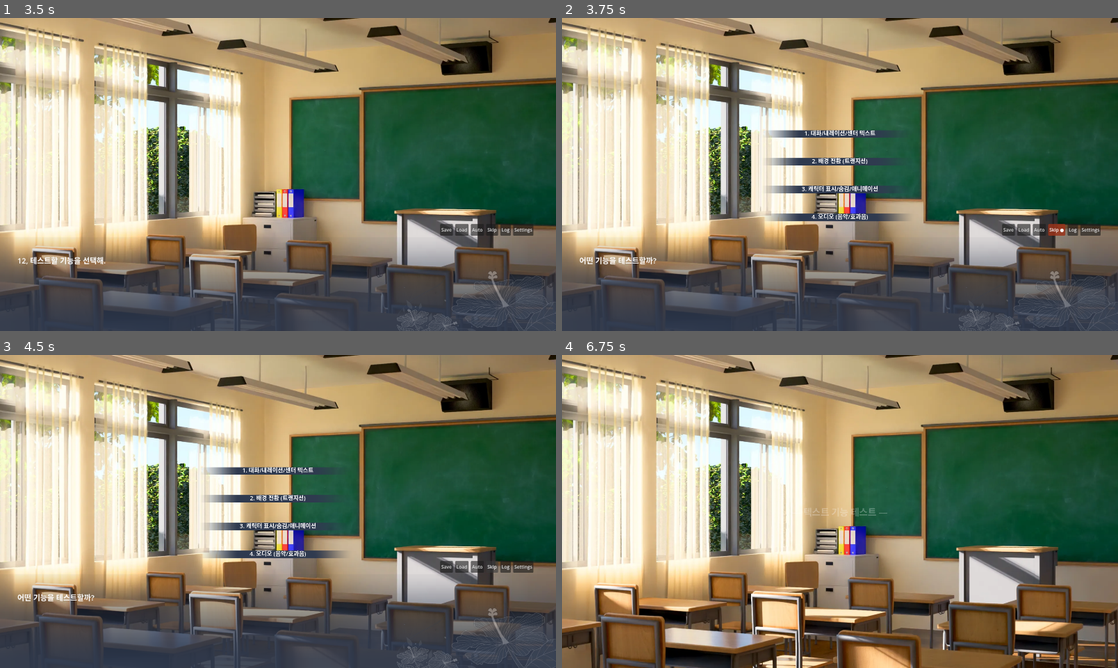
Above: before the commit, frames 1-4 (two rows, left to right).
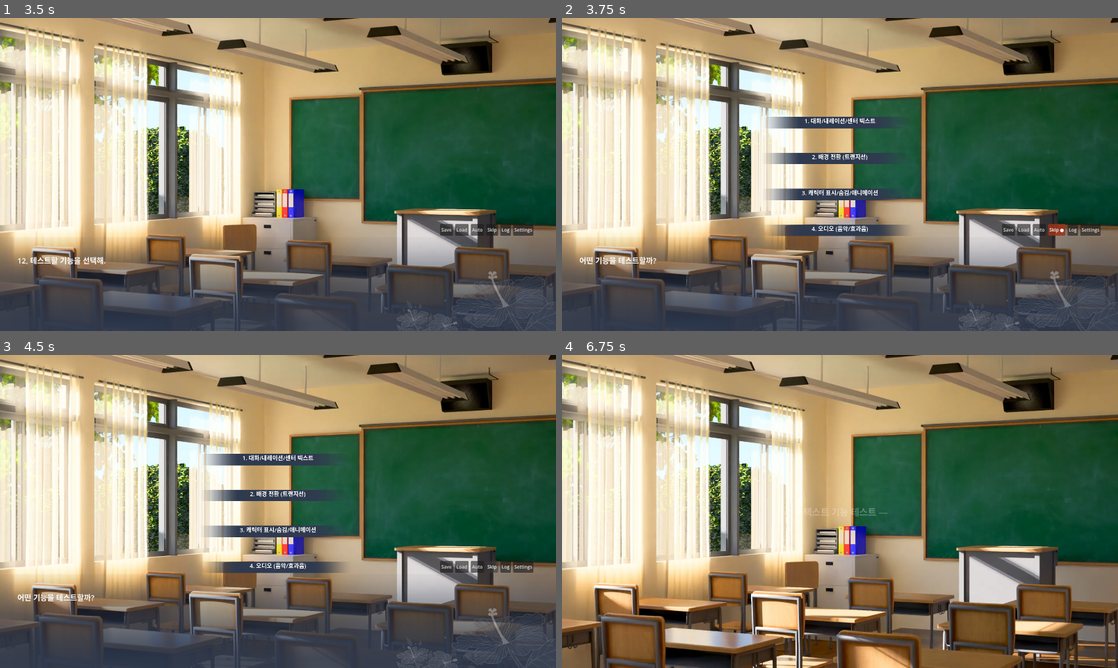
Above: after the commit, the same moments.

Repository: fomula91/godot-m
Game: Godot game, scene res://scenes/title_screen.tscn
Same seed, same stepped clock (60 frames per second), same inputs: the game is played once before the commit and once after it.
Inputs (mouse positions are in pixels of both pictures, inside the frame that each line leads up to):
- Up to frame 1 (3.5 s): click "시작하기" at 0.5 s; click (278, 165) at 1.27 s; type "12" at 1.35 s; click "확인" at 2 s; tap Enter at 2.75 s; move the mouse to (400, 158) at 2.77 s; press the mouse at (400, 158) at 2.78 s
- Up to frame 2 (3.75 s): release the mouse at (962, 158) at 3.5 s; click "Skip" at 3.5 s
- Up to frame 3 (4.5 s): click "Skip ●" at 4.25 s
- Up to frame 4 (6.75 s): click "Skip" at 5 s; click "Skip ●" at 5.75 s; click "1. 대화/내레이션/센터 텍스트" at 6.5 s

Frame 1 is identical in both runs. In frame 2, 4.2% of the frame differs, in the area x 37-62%, y 31-70%; in frame 3, 4.2%; in frame 4, nothing differs.

Commit message:
feat: 선택지 버튼 레이아웃 조정
- 선택지 버튼 최소 높이 80→120으로 확대, 수직 중앙 정렬 적용
- 선택지 컨테이너 중앙 정렬 추가, separation 16→4로 축소

Co-Authored-By: Claude Fable 5 <noreply@anthropic.com>

Diff:
--- a/scenes/controller/choice_controller.gd
+++ b/scenes/controller/choice_controller.gd
@@ -45,7 +45,8 @@
 	for choice in choices:
 		var btn := Button.new()
 		btn.text = choice.get("text", "")
-		btn.custom_minimum_size = Vector2(500, 80)
+		btn.custom_minimum_size = Vector2(500, 120)
+		btn.size_flags_vertical = Control.SIZE_SHRINK_CENTER
 		var choice_key: String = choice.get("key", "")
 		var target: String = choice.get("target", "")
 
--- a/scenes/main_scene.tscn
+++ b/scenes/main_scene.tscn
@@ -168,7 +168,8 @@
 offset_bottom = 150.0
 grow_horizontal = 2
 grow_vertical = 2
-theme_override_constants/separation = 16
+alignment = 1
+theme_override_constants/separation = 4
 script = ExtResource("5_choice")
 
 [node name="QuickMenu" type="HBoxContainer" parent="UILayer" unique_id=1827022812]
